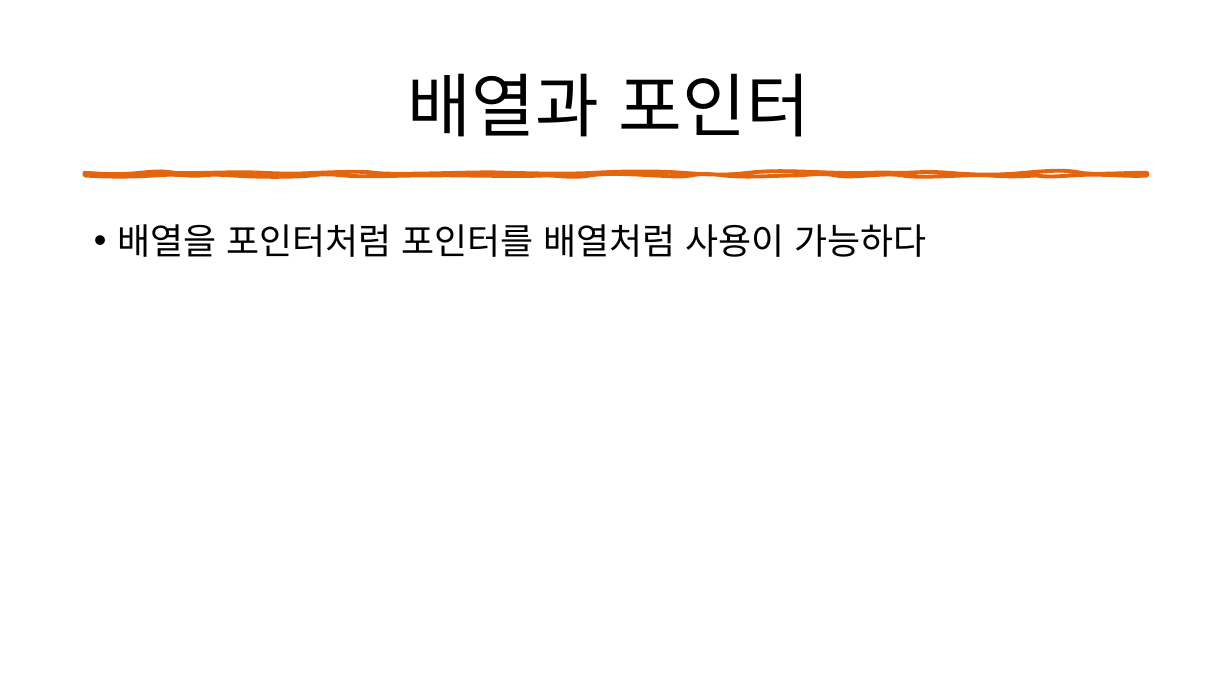
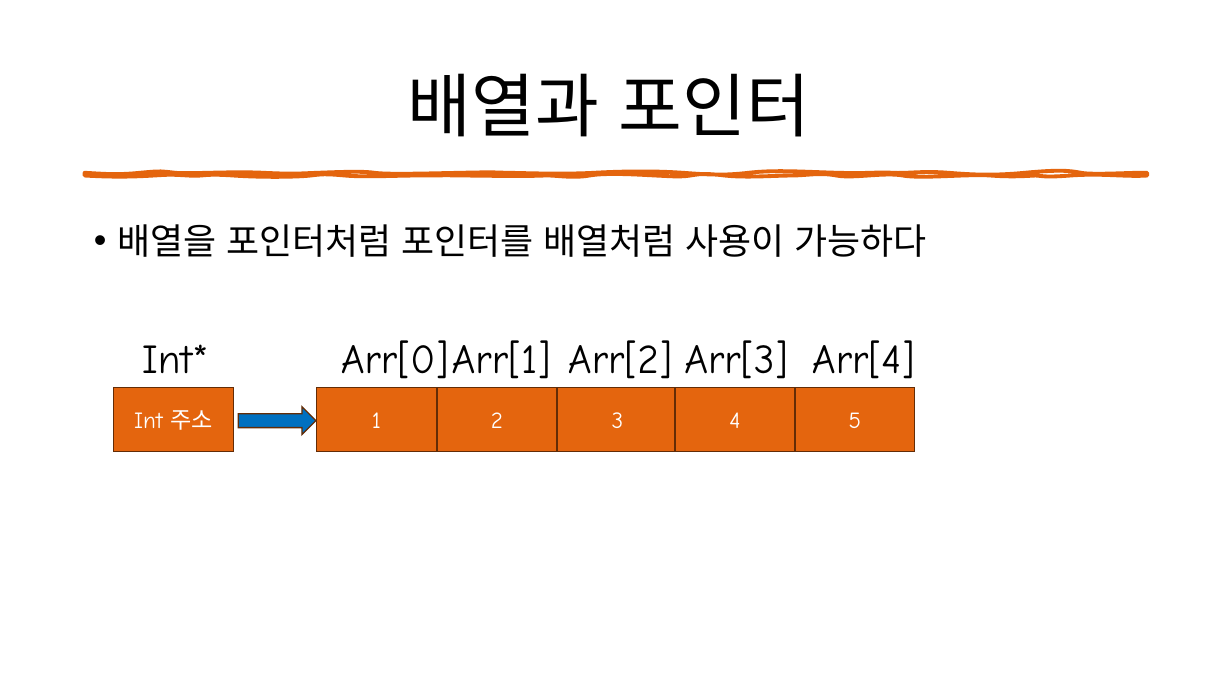
Before and after one commit to BlissSiu/reference, a slide deck: slide 8 of 포인터.pptx. Drawn at 1232x693 pixels with LibreOffice and Linux fonts; fonts in the diff are those of the drawing. Boxes give left, top, right and bottom in pixels: in the first picture for what was removed or moved away, otherwise in the second. Text is boxed around its words. In the diff, an @@ line names an element or a change of style, - is before the commit and + after.

```diff
--- a/포인터.pptx
+++ b/포인터.pptx
@@ text added at (142, 344, 209, 373), 32 pt, text #000000 @@
+Int*
@@ text added at (341, 340, 551, 379), 32 pt, text #000000 @@
+Arr[0]
@@ text added at (341, 340, 551, 379), 32 pt, text #000000 @@
+Arr[1]
@@ text added at (568, 340, 672, 379), 32 pt, text #000000 @@
+Arr[2]
@@ text added at (684, 340, 787, 379), 32 pt, text #000000 @@
+Arr[3]
@@ text added at (812, 340, 914, 379), 32 pt, text #000000 @@
+Arr[4]
@@ rectangle added at (114, 387, 234, 452), fill #E4650E, outline #642C06 1 pt, 18 pt, text #FFFFFF @@
+Int 주소
@@ rectangle added at (317, 387, 437, 452), fill #E4650E, outline #642C06 1 pt, 18 pt, text #FFFFFF @@
+1
@@ rectangle added at (437, 387, 557, 452), fill #E4650E, outline #642C06 1 pt, 18 pt, text #FFFFFF @@
+2
@@ rectangle added at (557, 387, 677, 452), fill #E4650E, outline #642C06 1 pt, 18 pt, text #FFFFFF @@
+3
@@ rectangle added at (676, 387, 796, 452), fill #E4650E, outline #642C06 1 pt, 18 pt, text #FFFFFF @@
+4
@@ rectangle added at (795, 387, 915, 452), fill #E4650E, outline #642C06 1 pt, 18 pt, text #FFFFFF @@
+5
@@ right arrow added at (238, 407, 316, 434), fill #0070C0, outline #642C06 1 pt @@
```
Also in this commit, not shown: 1 other slide changed, 3 slides added, 37 other files.
